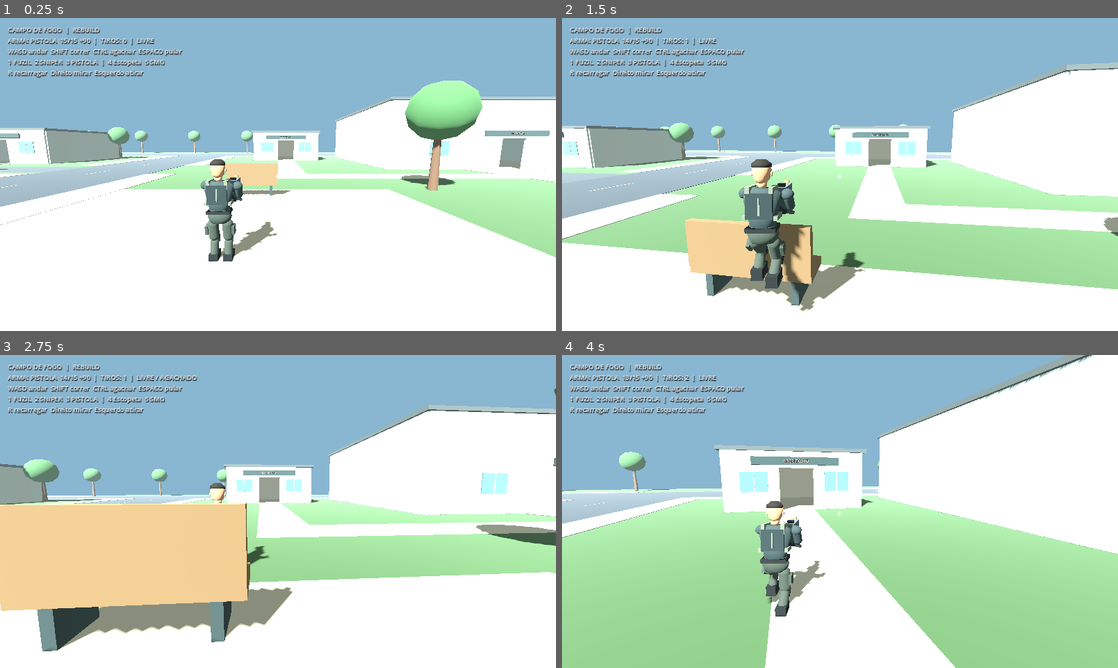
Above: before the commit, frames 1-4 (two rows, left to right).
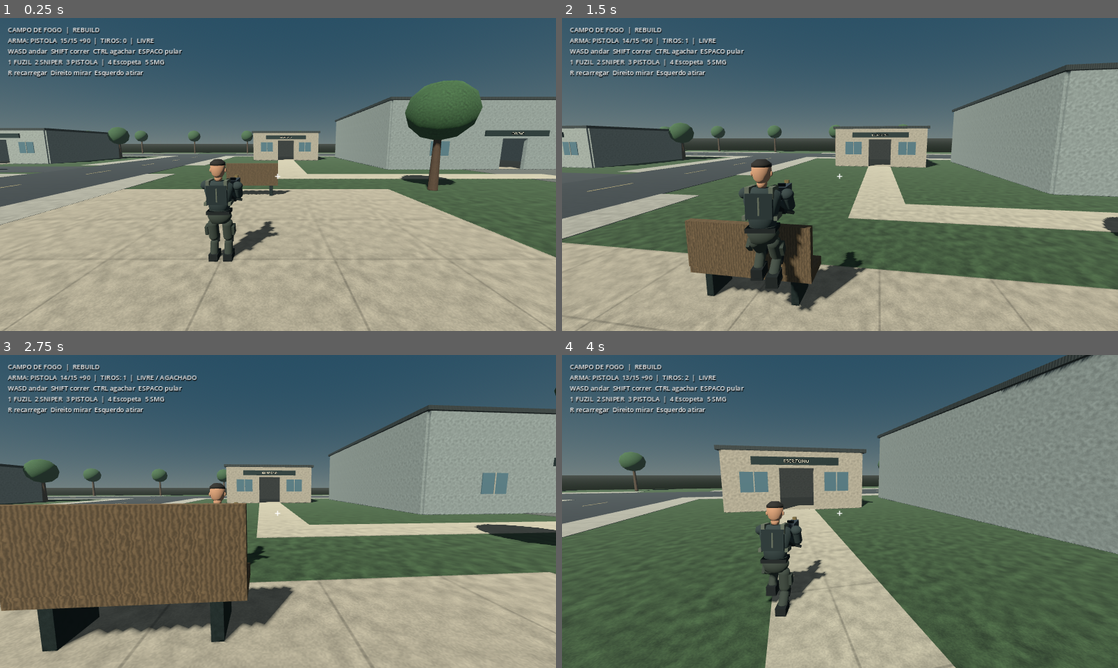
Above: after the commit, the same moments.

Repository: jaime66fla-crypto/gameteste
Game: Godot game, scene res://scenes/main.tscn
Two runs of this game, one before a commit and one after it. Both use one fixed random seed, a clock stepped at 60 frames per second and the inputs below.
Inputs (mouse positions are in pixels of both pictures, inside the frame that each line leads up to):
- Up to frame 1 (0.25 s): no input
- Up to frame 2 (1.5 s): tap Enter at 0.5 s; move the mouse to (867, 174) at 0.52 s; hold Right mouse button (aim) 0.53-1.28 s; hold W (move_forward) from 0.53 s (still down); click (867, 174) at 0.67 s; tap Space (jump) at 0.77, 1.07 s; move the mouse to (812, 174) at 1.27 s; right-click (812, 174) at 1.35 s
- Up to frame 3 (2.75 s): keep holding W (move_forward); tap Space (jump) at 1.52, 1.82 s; move the mouse to (289, 505) at 2.02 s; hold Ctrl (crouch) from 2.03 s (still down); right-click (289, 505) at 2.3 s
- Up to frame 4 (4 s): keep holding W (move_forward); move the mouse to (834, 517) at 2.77 s; release Ctrl (crouch) at 2.78 s; click (834, 517) at 2.85 s; tap Space (jump) at 3.02, 3.32, 3.77 s; right-click (834, 517) at 3.05 s; move the mouse to (878, 514) at 3.52 s; hold Shift (sprint) from 3.53 s (still down); right-click (878, 514) at 3.8 s

The runs differ from the first frame. In frame 1, 99% of the frame differs, in the area x 0-100%, y 0-100%; in frame 2, 99%; in frame 3, 99%; in frame 4, 99%.

Commit message:
feat(godot): add shared PBR textures and balanced compatibility lighting

Diff:
--- a/godot/project.godot
+++ b/godot/project.godot
@@ -14,6 +14,7 @@
 renderer/rendering_method="gl_compatibility"
 renderer/rendering_method.mobile="gl_compatibility"
 textures/default_filters/use_nearest_mipmap_filter=false
+anti_aliasing/quality/msaa_3d=1
 
 [physics]
 3d/default_gravity=22.0
--- a/godot/scripts/avatar/avatar_controller.gd
+++ b/godot/scripts/avatar/avatar_controller.gd
@@ -1,6 +1,7 @@
 extends Node3D
 ## Campo de Fogo: self-contained stylized humanoid rig for Godot 4.
 ## Mesh primitives are cosmetic only: physics remains in Player CharacterBody3D.
+const SurfaceMaterials = preload("res://scripts/surface_materials.gd")
 var weapon_mount: Node3D
 var hips: Node3D
 var torso: Node3D
@@ -21,6 +22,8 @@
     _assemble()
 
 func _mat(color: Color, metallic: float = 0.0, roughness: float = 0.84) -> StandardMaterial3D:
+    if color.to_html(false) in ["394748", "414b43", "293638", "697264", "252d2c", "202526"]:
+        return SurfaceMaterials.make("fabric", color, false)
     var m := StandardMaterial3D.new()
     m.albedo_color = color
     m.metallic = metallic
--- a/godot/scripts/main.gd
+++ b/godot/scripts/main.gd
@@ -1,5 +1,6 @@
 extends Node3D
 
+const SurfaceMaterials = preload("res://scripts/surface_materials.gd")
 const PlayerScript = preload("res://scripts/player.gd")
 const WorldPolishScript = preload("res://scripts/world_polish.gd")
 const ScopeScript = preload("res://scripts/sniper_scope.gd")
@@ -63,6 +64,7 @@
     world_environment.environment = env
     add_child(world_environment)
     var sun := DirectionalLight3D.new()
+    sun.name = "Sun"
     sun.rotation_degrees = Vector3(-45, -30, 0)
     sun.light_energy = 1.3
     sun.shadow_enabled = true
@@ -77,9 +79,7 @@
     var cube := BoxMesh.new()
     cube.size = size
     mesh.mesh = cube
-    var mat := StandardMaterial3D.new()
-    mat.albedo_color = color
-    mesh.material_override = mat
+    mesh.material_override = SurfaceMaterials.make("grass", color)
     root.add_child(mesh)
     if solid:
         var collider := CollisionShape3D.new()
--- a/godot/scripts/player.gd
+++ b/godot/scripts/player.gd
@@ -8,6 +8,7 @@
 @export_range(2.0, 12.0, 0.1) var jump_velocity: float = 8.5
 @export_range(0.0005, 0.01, 0.0001) var mouse_sensitivity: float = 0.0025
 @export_range(0.24, 0.48, 0.01) var collision_radius: float = 0.34
+const SurfaceMaterials = preload("res://scripts/surface_materials.gd")
 const CROUCH_SPEED := 2.7
 const WeaponData = preload("res://scripts/weapon_data.gd")
 const MAG_SIZE := 15
@@ -97,10 +98,8 @@
     humanoid_avatar.configure_weapon(current_weapon, weapon_model.scale.x)
 
 func _material(c: Color) -> StandardMaterial3D:
-    var m := StandardMaterial3D.new()
-    m.albedo_color = c
-    m.metallic = 0.08
-    return m
+    var kind := "wood" if c.to_html(false) == "765b43" else "metal"
+    return SurfaceMaterials.make(kind, c, false)
 
 func _part(parent: Node3D, name: String, pos: Vector3, size: Vector3, color: Color) -> MeshInstance3D:
     var part := MeshInstance3D.new()
--- /dev/null
+++ b/godot/scripts/surface_materials.gd
@@ -0,0 +1,113 @@
+extends RefCounted
+## Small deterministic PBR tiles, built once and shared across the scene.
+## World triplanar mapping keeps grain at a consistent size on long roads and walls.
+const SIZE := 128
+const PERIOD := SIZE - 1
+static var materials: Dictionary = {}
+static var textures: Dictionary = {}
+
+static func make(kind: String, tint: Color, world_space: bool = true) -> StandardMaterial3D:
+    var key := kind + tint.to_html() + str(world_space)
+    if materials.has(key):
+        return materials[key]
+    var pattern := "asphalt" if kind == "paint" else kind
+    if not textures.has(pattern):
+        textures[pattern] = _tile(pattern)
+    var maps: Array = textures[pattern]
+    var material := StandardMaterial3D.new()
+    material.resource_name = kind + "_" + tint.to_html(false)
+    material.albedo_color = tint
+    material.albedo_texture = maps[0]
+    material.normal_enabled = true
+    material.normal_texture = maps[1]
+    material.normal_scale = 0.18 if kind in ["metal", "paint", "fabric"] else 0.45
+    material.roughness = 1.0
+    material.roughness_texture = maps[2]
+    material.metallic = 0.55 if kind in ["metal", "roof"] else 0.0
+    material.texture_filter = BaseMaterial3D.TEXTURE_FILTER_LINEAR_WITH_MIPMAPS_ANISOTROPIC
+    material.texture_repeat = true
+    material.uv1_triplanar = true
+    material.uv1_world_triplanar = world_space
+    material.uv1_triplanar_sharpness = 4.0
+    var density := 0.5 if kind in ["grass", "concrete"] else 1.0
+    if kind in ["wood", "bark", "leaf", "metal"]:
+        density = 2.0
+    elif kind == "fabric":
+        density = 10.0
+    material.uv1_scale = Vector3.ONE * density
+    materials[key] = material
+    return material
+
+static func _grain(x: int, y: int, seed_value: int) -> float:
+    var value := ((x % PERIOD) * 73856093) ^ ((y % PERIOD) * 19349663) ^ seed_value
+    value = ((value ^ (value >> 13)) * 1274126177) & 0x7fffffff
+    return float(value % 65536) / 65535.0
+
+static func _tile(kind: String) -> Array:
+    var noise := FastNoiseLite.new()
+    noise.seed = int(kind.hash() % 2147483647)
+    noise.noise_type = FastNoiseLite.TYPE_SIMPLEX_SMOOTH
+    noise.frequency = 0.045
+    noise.fractal_octaves = 3
+    var albedo := Image.create(SIZE, SIZE, false, Image.FORMAT_RGB8)
+    var normal := Image.create(SIZE, SIZE, false, Image.FORMAT_RGB8)
+    var roughness := Image.create(SIZE, SIZE, false, Image.FORMAT_RGB8)
+    var heights := PackedFloat32Array()
+    heights.resize(SIZE * SIZE)
+    for y in range(SIZE):
+        for x in range(SIZE):
+            var u := float(x) / PERIOD
+            var v := float(y) / PERIOD
+            # Blend opposing samples so the image and its normal map tile seamlessly.
+            var a := lerpf(noise.get_noise_2d(u * SIZE, v * SIZE), noise.get_noise_2d(u * SIZE - SIZE, v * SIZE), u)
+            var b := lerpf(noise.get_noise_2d(u * SIZE, v * SIZE - SIZE), noise.get_noise_2d(u * SIZE - SIZE, v * SIZE - SIZE), u)
+            var cloud := lerpf(a, b, v)
+            var grain := _grain(x, y, noise.seed) - 0.5
+            var value := 0.86 + cloud * 0.18 + grain * 0.10
+            var height := cloud * 0.12 + grain * 0.04
+            var rough := 0.90 + grain * 0.12
+            match kind:
+                "asphalt":
+                    value = 0.78 + cloud * 0.12 + grain * 0.27
+                    height = grain * 0.10
+                "concrete":
+                    if x == 0 or y == 0 or x == PERIOD or y == PERIOD:
+                        value *= 0.82
+                        height -= 0.035
+                "grass", "leaf":
+                    value = 0.79 + cloud * 0.33 + grain * 0.15
+                    height = cloud * 0.18 + grain * 0.12
+                "wood", "bark":
+                    var rings := sin(u * TAU * 12.0 + cloud * 5.0)
+                    value = 0.77 + rings * 0.11 + cloud * 0.09 + grain * 0.06
+                    height = rings * 0.10 + grain * 0.02
+                "roof":
+                    var rib := cos(u * TAU * 12.0)
+                    value = 0.81 + rib * 0.10 + grain * 0.04
+                    height = rib * 0.24
+                    rough = 0.67 + grain * 0.12
+                "metal":
+                    value = 0.85 + cloud * 0.10 + grain * 0.07
+                    height = grain * 0.02
+                    rough = 0.60 + cloud * 0.15 + grain * 0.10
+                "fabric":
+                    var weave := sin(u * TAU * 24.0) * sin(v * TAU * 24.0)
+                    value = 0.87 + weave * 0.07 + grain * 0.04
+                    height = weave * 0.035
+            value = clampf(value, 0.35, 1.0)
+            albedo.set_pixel(x, y, Color(value, value, value))
+            rough = clampf(rough, 0.35, 1.0)
+            roughness.set_pixel(x, y, Color(rough, rough, rough))
+            heights[y * SIZE + x] = height
+    for y in range(SIZE):
+        for x in range(SIZE):
+            var left := heights[(y % PERIOD) * SIZE + (x + PERIOD - 1) % PERIOD]
+            var right := heights[(y % PERIOD) * SIZE + (x + 1) % PERIOD]
+            var up := heights[((y + PERIOD - 1) % PERIOD) * SIZE + x % PERIOD]
+            var down := heights[((y + 1) % PERIOD) * SIZE + x % PERIOD]
+            var vector := Vector3((left - right) * 3.0, (down - up) * 3.0, 1.0).normalized()
+            normal.set_pixel(x, y, Color(vector.x * 0.5 + 0.5, vector.y * 0.5 + 0.5, vector.z * 0.5 + 0.5))
+    albedo.generate_mipmaps()
+    normal.generate_mipmaps(true)
+    roughness.generate_mipmaps()
+    return [ImageTexture.create_from_image(albedo), ImageTexture.create_from_image(normal), ImageTexture.create_from_image(roughness)]
--- a/godot/scripts/world_polish.gd
+++ b/godot/scripts/world_polish.gd
@@ -1,5 +1,6 @@
 extends Node3D
 ## One authored 120 m neighborhood. Roads, plots and entrances share one layout.
+const SurfaceMaterials = preload("res://scripts/surface_materials.gd")
 var mat_cache: Dictionary = {}
 
 func _ready() -> void:
@@ -12,12 +13,27 @@
     _perimeter()
 
 func _mat(hex_color: String) -> StandardMaterial3D:
-    if not mat_cache.has(hex_color):
-        var material := StandardMaterial3D.new()
+    if mat_cache.has(hex_color):
+        return mat_cache[hex_color]
+    var kinds := {
+        "#414950": "asphalt", "#495057": "asphalt", "#6f7472": "asphalt",
+        "#a9aaa1": "concrete", "#bcb8a5": "concrete", "#a99f88": "concrete",
+        "#b4ae9c": "concrete", "#a49e8c": "concrete", "#719168": "grass",
+        "#535b5b": "roof", "#68503c": "bark", "#487347": "leaf",
+        "#7e684b": "wood", "#7c6c54": "wood", "#8b765b": "wood",
+        "#58646a": "metal", "#3b4949": "metal", "#344747": "metal",
+        "#dbcb96": "paint", "#dfdfd4": "paint", "#ded8bd": "paint", "#d4d0bd": "paint"
+    }
+    var material: StandardMaterial3D
+    if hex_color == "#587985":
+        material = StandardMaterial3D.new()
         material.albedo_color = Color(hex_color)
-        material.roughness = 0.92
-        mat_cache[hex_color] = material
-    return mat_cache[hex_color]
+        material.roughness = 0.25
+        material.metallic = 0.15
+    else:
+        material = SurfaceMaterials.make(kinds.get(hex_color, "plaster"), Color(hex_color))
+    mat_cache[hex_color] = material
+    return material
 
 func _box(pos: Vector3, size: Vector3, color: String, solid: bool = false, parent: Node3D = null) -> Node3D:
     var body: Node3D = StaticBody3D.new() if solid else Node3D.new()
@@ -43,15 +59,31 @@
 func _tune_environment() -> void:
     var existing := get_parent().get_node("WorldEnvironment") as WorldEnvironment
     var env := existing.environment
-    env.background_mode = Environment.BG_COLOR
-    env.background_color = Color("#89b6d1")
+    var sky_material := ProceduralSkyMaterial.new()
+    sky_material.sky_top_color = Color("#326787")
+    sky_material.sky_horizon_color = Color("#9aafb0")
+    sky_material.ground_bottom_color = Color("#354537")
+    sky_material.ground_horizon_color = Color("#929e94")
+    sky_material.sky_energy_multiplier = 0.75
+    sky_material.ground_energy_multiplier = 0.55
+    sky_material.sun_angle_max = 2.0
+    var sky := Sky.new()
+    sky.sky_material = sky_material
+    sky.radiance_size = Sky.RADIANCE_SIZE_128
+    env.sky = sky
+    env.background_mode = Environment.BG_SKY
     env.ambient_light_source = Environment.AMBIENT_SOURCE_COLOR
-    env.ambient_light_color = Color("#b9c5c0")
-    env.ambient_light_energy = 0.65
-    env.tonemap_mode = Environment.TONE_MAPPER_FILMIC
+    env.ambient_light_color = Color("#a6b4bd")
+    env.ambient_light_energy = 0.30
+    env.tonemap_mode = Environment.TONE_MAPPER_LINEAR
+    env.tonemap_exposure = 0.95
     env.fog_enabled = true
-    env.fog_light_color = Color("#a7bdc1")
-    env.fog_density = 0.004
+    env.fog_light_color = Color("#879d9e")
+    env.fog_density = 0.0015
+    var sun := get_parent().get_node("Sun") as DirectionalLight3D
+    sun.light_energy = 0.85
+    sun.light_color = Color("#fff1dc")
+    sun.directional_shadow_max_distance = 90.0
 
 func _streets() -> void:
     # Ring and central cross use adjacent tiles, never coplanar overlapping slabs.
--- /dev/null
+++ b/godot/tests/graphics_materials.gd
@@ -0,0 +1,54 @@
+extends SceneTree
+var failures: Array[String] = []
+func _initialize() -> void:
+    call_deferred("_run")
+func _check(condition: bool, message: String) -> void:
+    if not condition:
+        failures.append(message)
+func _texture_check(material: StandardMaterial3D, title: String) -> void:
+    _check(material.albedo_texture != null, title + " must have surface texture")
+    _check(material.normal_enabled and material.normal_texture != null, title + " must have relief")
+    _check(material.roughness_texture != null, title + " must have surface roughness")
+    if material.albedo_texture == null:
+        return
+    var image := material.albedo_texture.get_image()
+    _check(image != null and image.has_mipmaps(), title + " has mipmaps to avoid distant shimmer")
+    if image == null:
+        return
+    var low := 1.0
+    var high := 0.0
+    for x in range(image.get_width()):
+        for y in range(image.get_height()):
+            var value := image.get_pixel(x,y).r
+            low = minf(low,value)
+            high = maxf(high,value)
+        _check(image.get_pixel(x,0).is_equal_approx(image.get_pixel(x,image.get_height()-1)), title + " seamless vertical tiling")
+        _check(image.get_pixel(0,x).is_equal_approx(image.get_pixel(image.get_width()-1,x)), title + " seamless horizontal tiling")
+    _check(high - low > 0.06, title + " texture must add visible variation")
+func _run() -> void:
+    var begin := Time.get_ticks_msec()
+    var scene = load("res://scenes/main.tscn").instantiate()
+    root.add_child(scene)
+    current_scene = scene
+    var world = scene.get_node("WorldPolish")
+    for fixture in [["#414950","Asphalt"],["#a9aaa1","Sidewalk"],["#719168","Grass"],["#c7b596","Wall"],["#68503c","Bark"]]:
+        _texture_check(world.call("_mat",fixture[0]), fixture[1])
+    var player: Node = scene.get_node("Jaime")
+    var avatar: Node = player.get("humanoid_avatar")
+    var shirt: MeshInstance3D = avatar.get_node("Hips/Torso/Chest")
+    _texture_check(shirt.material_override, "Uniform")
+    var weapon: Node = player.get("weapon_model")
+    var slide: MeshInstance3D = weapon.get_node("Slide")
+    _texture_check(slide.material_override, "Weapon metal")
+    var env: Environment = (scene.get_node("WorldEnvironment") as WorldEnvironment).environment
+    _check(env.background_mode == Environment.BG_SKY and env.sky != null, "Sky has a horizon gradient")
+    for child in scene.get_children():
+        if child is DirectionalLight3D:
+            _check(child.light_energy + env.ambient_light_energy <= 1.3, "Lighting budget avoids washed-out white surfaces")
+    print("GRAPHICS INITIALIZATION: ",Time.get_ticks_msec()-begin,"ms")
+    scene.queue_free()
+    await process_frame
+    for failure in failures.slice(0,12):
+        printerr(failure)
+    print("GRAPHICS MATERIALS: ", "PASS" if failures.is_empty() else "FAIL", " (",failures.size()," failures)")
+    quit(0 if failures.is_empty() else 1)
